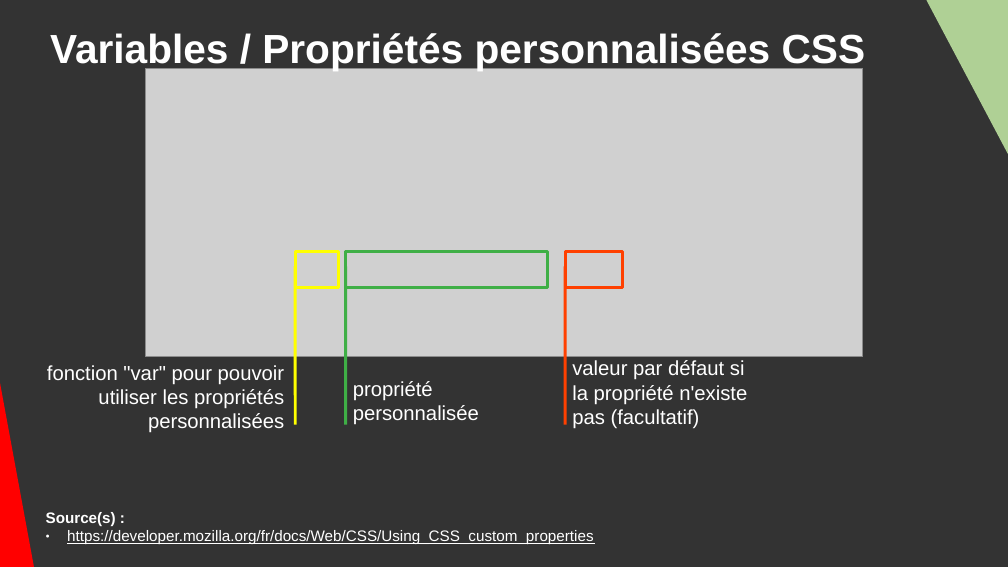
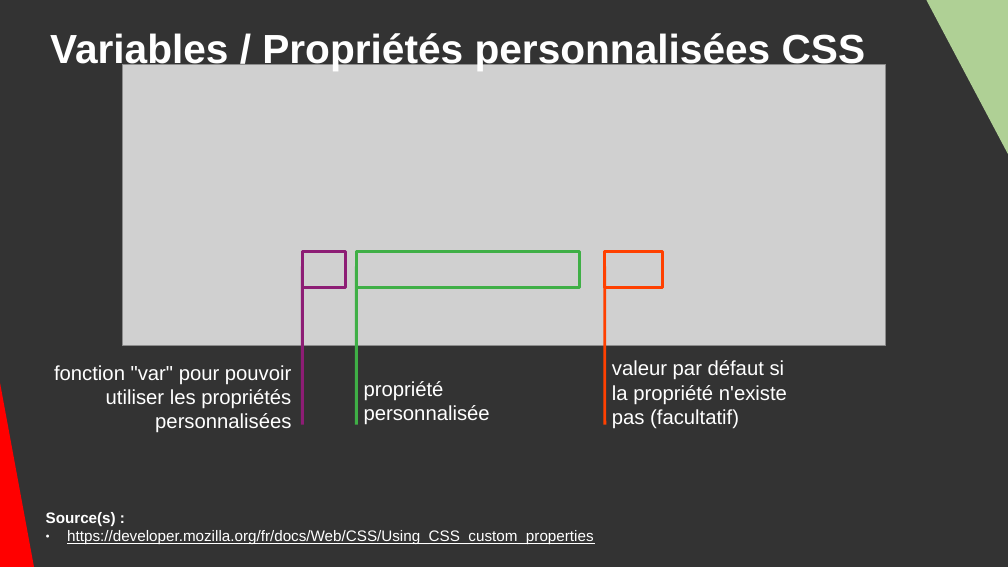
Before and after one commit to DanYellow/cours, a slide deck: slide 19 of integration-web-s1/travaux-pratiques/numero-4/presentation.odp (slide 20 before the commit). Drawn at 1008x567 pixels with LibreOffice and Linux fonts; fonts in the diff are those of the drawing; grey boxes stand for pictures. Boxes give left, top, right and bottom in pixels: in the first picture for what was removed or moved away, otherwise in the second. Text is boxed around its words. In the diff, an @@ line names an element or a change of style, - is before the commit and + after.

```diff
--- a/integration-web-s1/travaux-pratiques/numero-4/presentation.odp
+++ b/integration-web-s1/travaux-pratiques/numero-4/presentation.odp
@@ picture: place and size @@
-picture at (145, 69, 863, 357)
+picture at (123, 64, 885, 346)
@@ 2 lines, 1 title, 1 rectangle: place and size @@
-2 lines, 1 title, 1 rectangle at (295, 252, 479, 425)
+2 lines, 1 title, 1 rectangle at (303, 252, 490, 425)
@@ rectangle at (303, 252, 346, 288): outline #FFFF00 2.3 pt to #8D1D75 2.3 pt @@
@@ line (303, 266) - (303, 425): stroke #FFFF00 2.3 pt to #8D1D75 2.3 pt @@
@@ rectangle: place and size @@
-rectangle at (346, 252, 548, 288)
+rectangle at (357, 252, 580, 288)
@@ 1 title, 1 line, 1 rectangle: place and size @@
-1 title, 1 line, 1 rectangle at (565, 252, 747, 429)
+1 title, 1 line, 1 rectangle at (605, 252, 787, 429)
@@ title "fonction "var" pour pouvoir utiliser ...": place and size @@
-title "fonction "var" pour pouvoir utiliser ..." at (47, 365, 284, 433)
+title "fonction "var" pour pouvoir utiliser ..." at (54, 365, 291, 433)
```
Also in this commit, not shown: 5 other slides changed, 1 slide removed, 1 other file.
